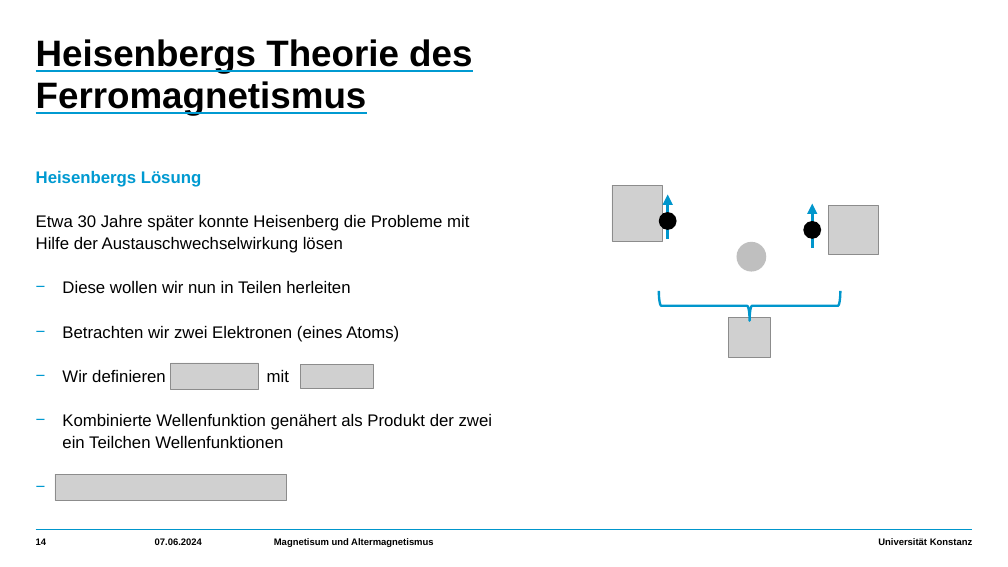
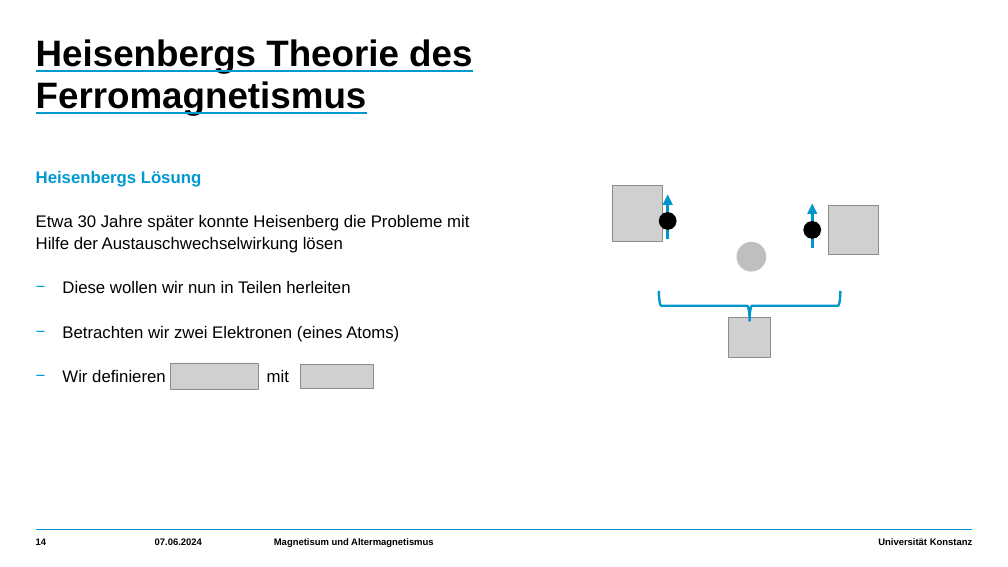
Before and after one commit to HolykingJulex/EstimateSeminar, a slide deck: slide 14 of Vortrag.pptx. Drawn at 1008x567 pixels with LibreOffice and Linux fonts; fonts in the diff are those of the drawing; grey boxes stand for pictures. Boxes give left, top, right and bottom in pixels: in the first picture for what was removed or moved away, otherwise in the second. Text is boxed around its words. In the diff, an @@ line names an element or a change of style, - is before the commit and + after.

```diff
--- a/Vortrag.pptx
+++ b/Vortrag.pptx
@@ text at (x1=62, y1=414, x2=493, y2=448): paragraphs removed @@
-    − Kombinierte Wellenfunktion genähert als Produkt der zwei ein Teilchen Wellenfunktionen
-    − P
@@ picture removed at (x1=55, y1=474, x2=287, y2=501) @@
```
Also in this commit, not shown: 7 other slides changed, 1 slide added, 2 other files.
